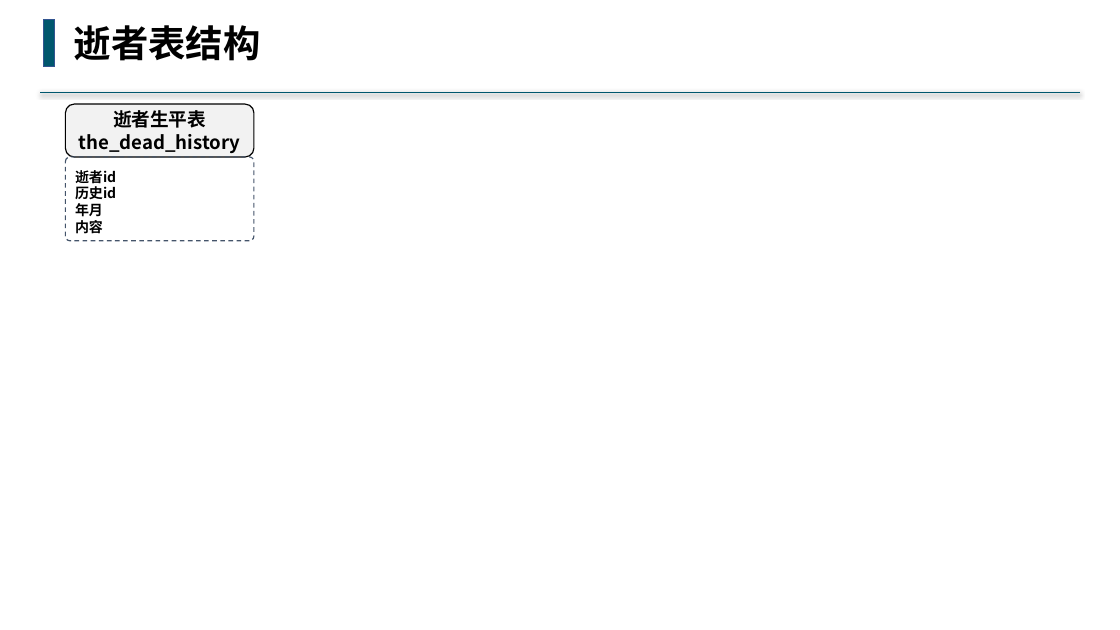
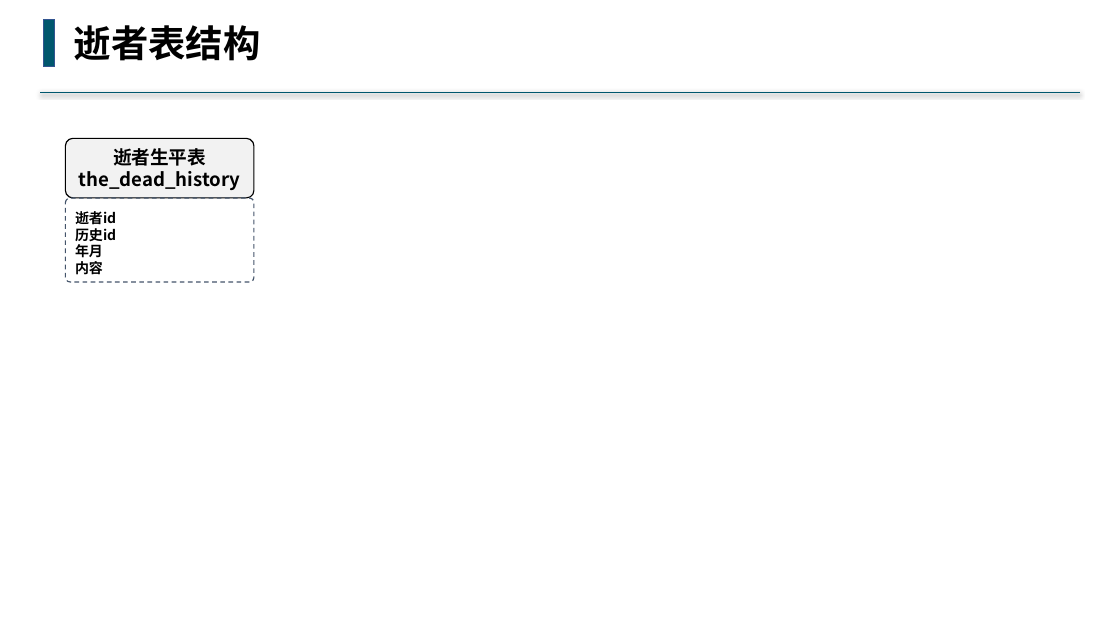
Before and after one commit to buddhachain/buddhaContract, a slide deck: slide 3 of doc/祭奠堂.pptx. Drawn at 1120x630 pixels with LibreOffice and Linux fonts; fonts in the diff are those of the drawing. Boxes give left, top, right and bottom in pixels: in the first picture for what was removed or moved away, otherwise in the second. Text is boxed around its words. In the diff, an @@ line names an element or a change of style, - is before the commit and + after.

```diff
--- a/doc/祭奠堂.pptx
+++ b/doc/祭奠堂.pptx
@@ rounded rectangle "逝者生平表" resized from (x1=66, y1=104, x2=254, y2=157) to (x1=66, y1=139, x2=254, y2=198) @@
@@ rounded rectangle "逝者生平表" at (x1=66, y1=139, x2=254, y2=198): proportions changed @@
@@ rounded rectangle "逝者id" moved from (x1=66, y1=157, x2=254, y2=241) to (x1=66, y1=198, x2=254, y2=282) @@
```
Also in this commit, not shown: 4 other slides changed.
